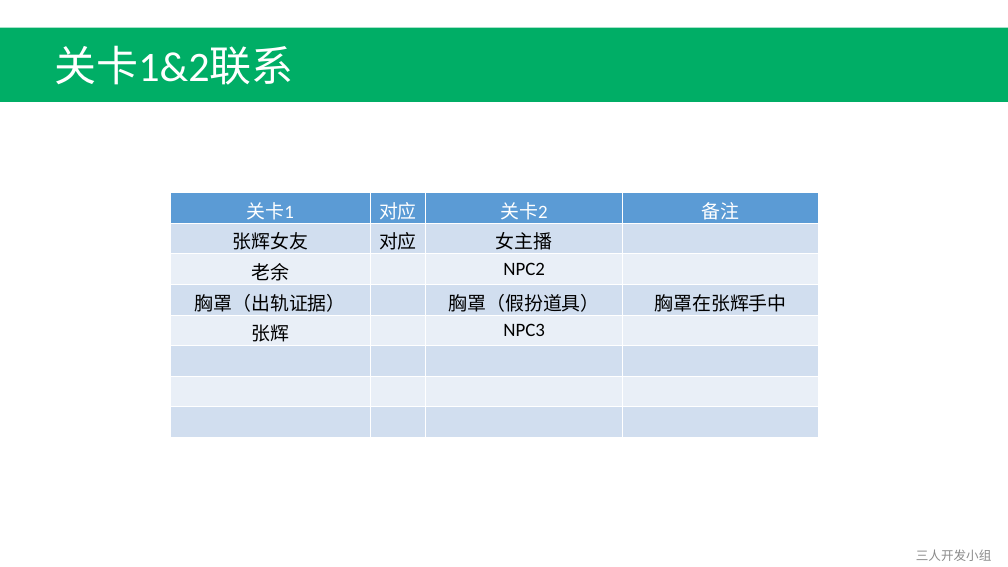
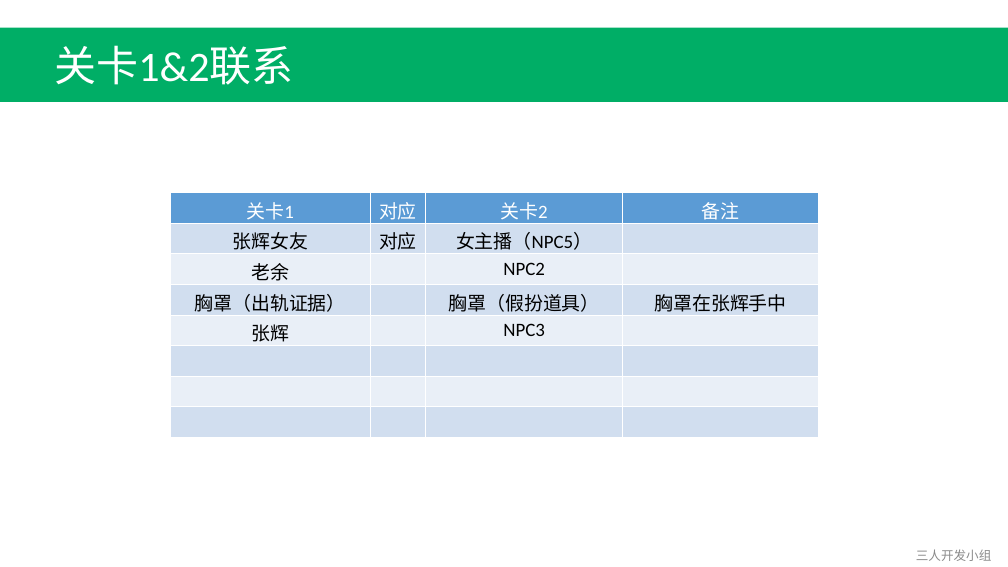
Before and after one commit to Fordebt/Give-me-my-money, a slide deck: slide 4 of 关卡2-李硕.pptx. Drawn at 1008x567 pixels with LibreOffice and Linux fonts; fonts in the diff are those of the drawing. Boxes give left, top, right and bottom in pixels: in the first picture for what was removed or moved away, otherwise in the second. Text is boxed around its words. In the diff, an @@ line names an element or a change of style, - is before the commit and + after.

```diff
--- a/关卡2-李硕.pptx
+++ b/关卡2-李硕.pptx
@@ table at [170,192,819,437] @@
-row 2, column 3: 女主播
+row 2, column 3: 女主播（NPC5）
```
Also in this commit, not shown: 3 other slides changed, 9 other files.
